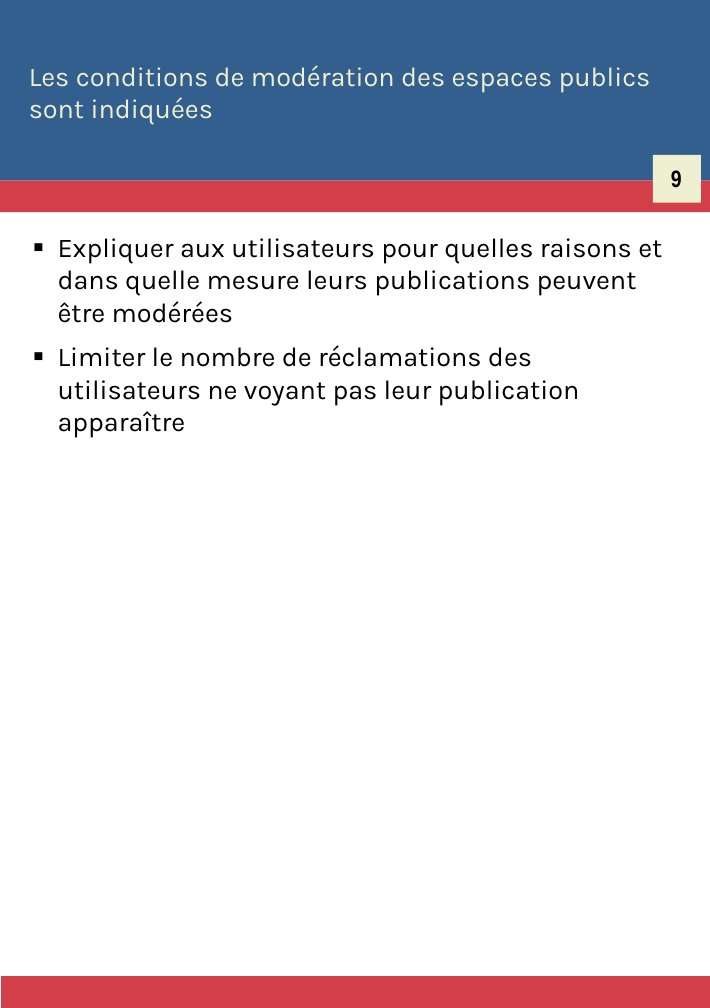
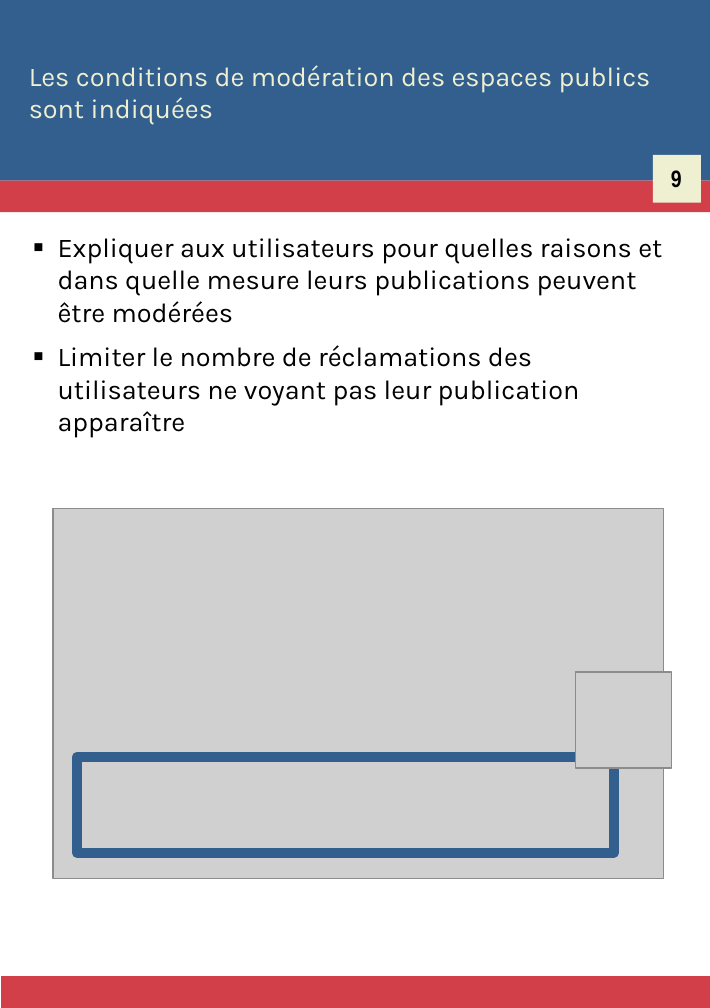
Before and after one commit to Zigazou/bonnes-pratiques-illustrees, a slide deck: slide 12 of bonnes-pratiques.odp. Drawn at 710x1008 pixels with LibreOffice and Linux fonts; fonts in the diff are those of the drawing; grey boxes stand for pictures. Boxes give left, top, right and bottom in pixels: in the first picture for what was removed or moved away, otherwise in the second. Text is boxed around its words. In the diff, an @@ line names an element or a change of style, - is before the commit and + after.

```diff
--- a/bonnes-pratiques.odp
+++ b/bonnes-pratiques.odp
@@ picture added at <box>54,508,664,878</box> @@
@@ picture added at <box>575,671,671,767</box> @@
@@ rectangle added at <box>77,756,614,852</box>, outline #325F8E 5.67 pt @@
```
Also in this commit, not shown: 2 other slides changed, 4 other files.
